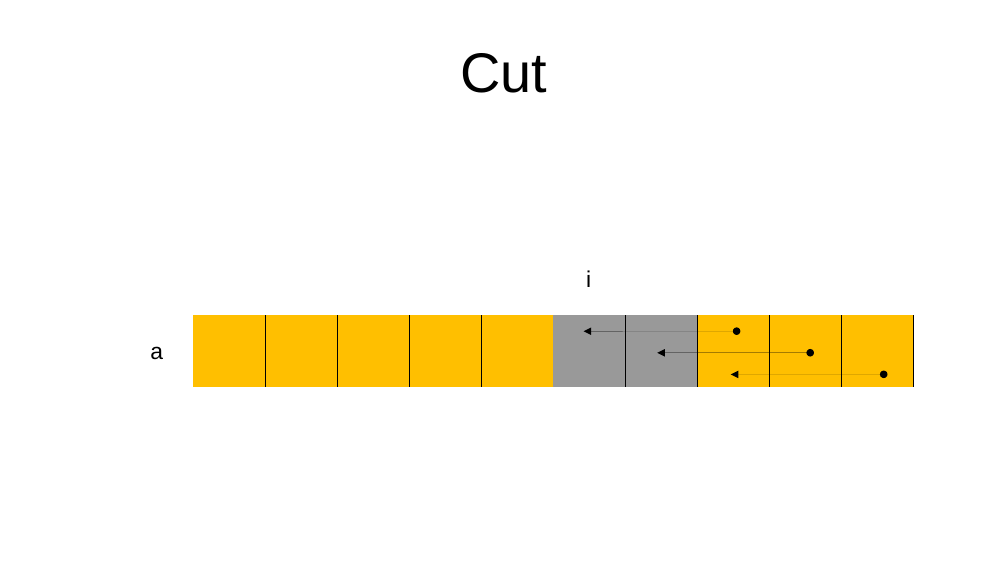
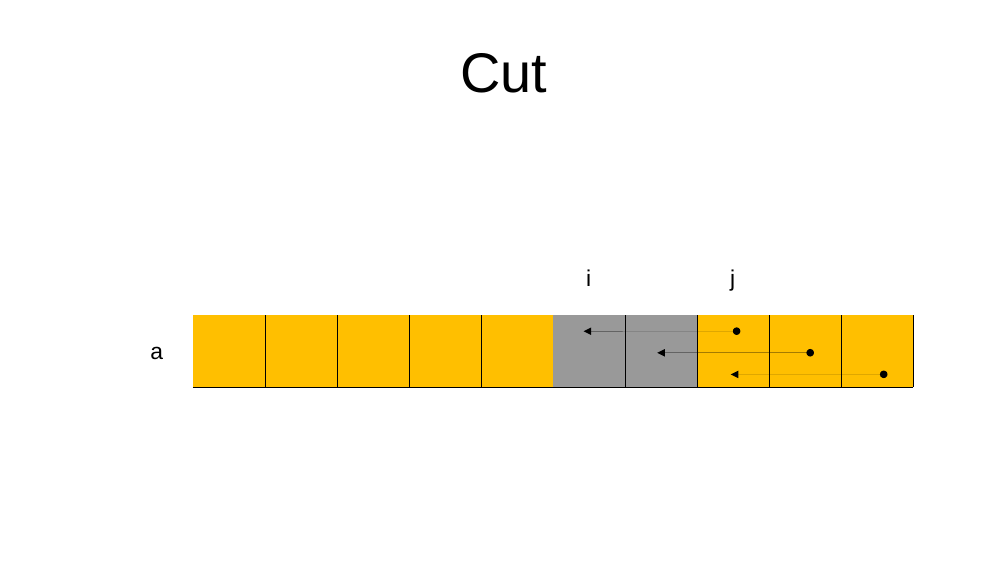
Before and after one commit to oneleo/golang-cht, a slide deck: slide 8 of images/images.odp. Drawn at 1008x567 pixels with LibreOffice and Linux fonts; fonts in the diff are those of the drawing. Boxes give left, top, right and bottom in pixels: in the first picture for what was removed or moved away, otherwise in the second. Text is boxed around its words. In the diff, an @@ line names an element or a change of style, - is before the commit and + after.

```diff
--- a/images/images.odp
+++ b/images/images.odp
@@ table at [121,243,916,388] @@
-row 1:  |  |  |  |  |  |  |  |  |  | 
-row 2:  |  |  |  |  |  |  |  |  |  | 
-row 3:  |  |  |  |  |  | i |  |  |  | 
+row 1:  |  |  |  |  |  | i |  | j |  | 
-row 5:  |  |  |  |  |  |  |  |  |  | 
@@ table: place and size @@
-table at [121,99,916,459]
+table at [121,243,916,388]
```
Also in this commit, not shown: 15 other slides changed.
